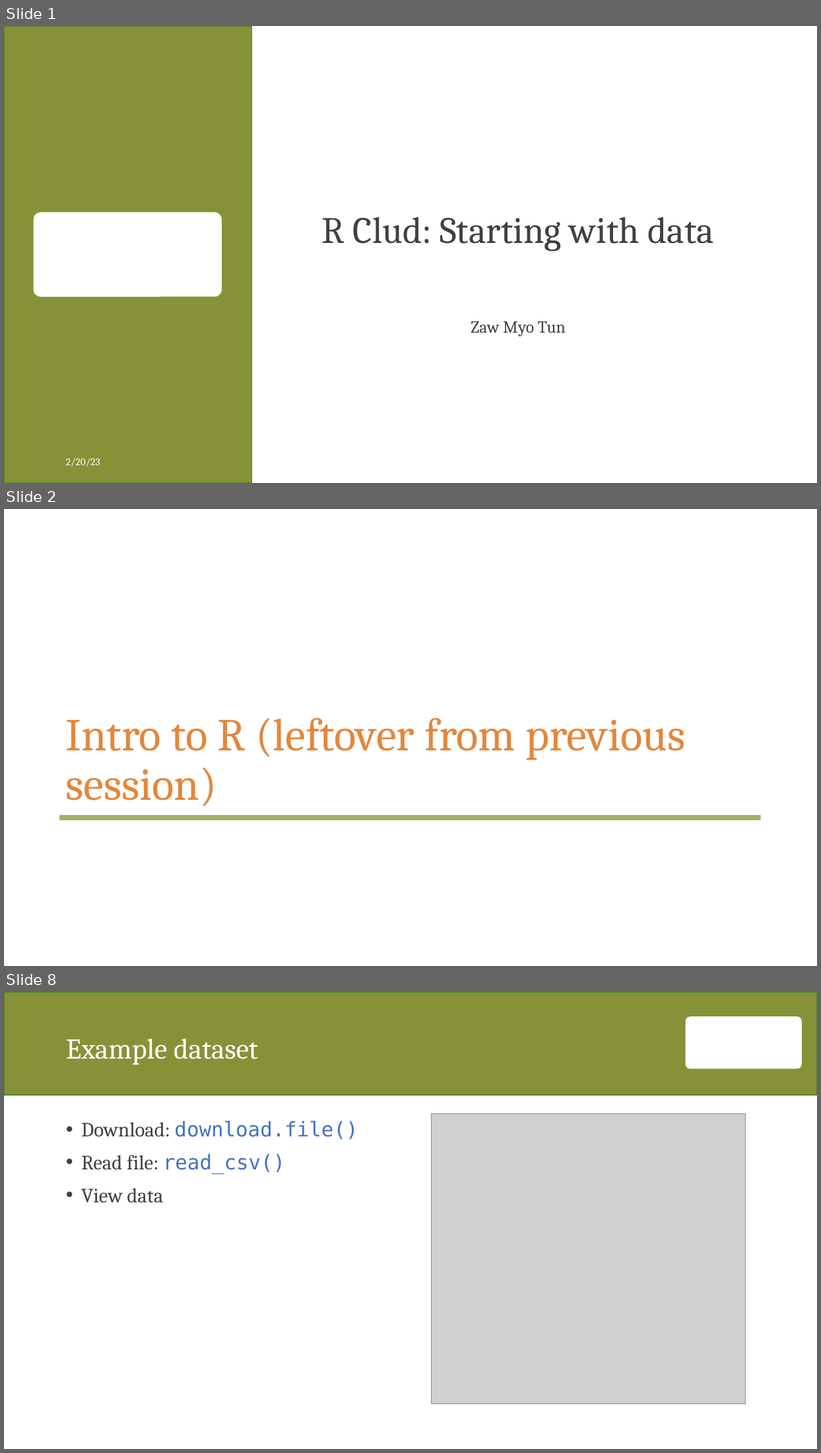
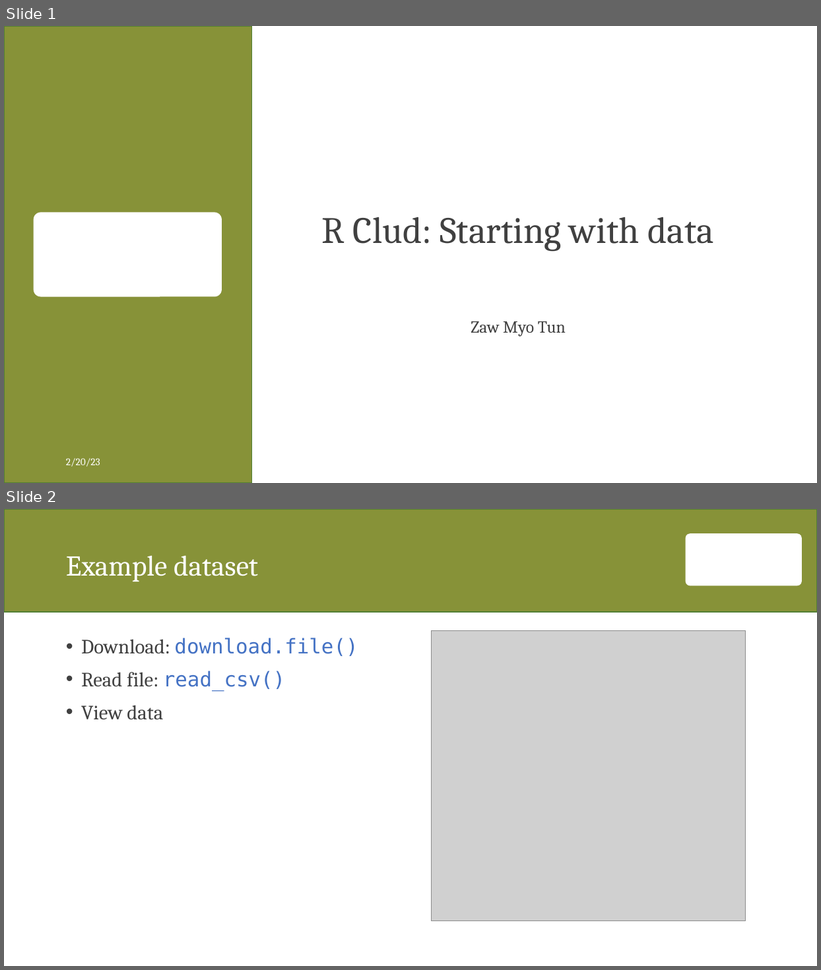
Before and after one commit to zawmtun/r_club, a slide deck: ex/02_starting_with_data.pptx. Shown one above the other, each under a label of ours: slides 1, 2 and 8 before the commit, slides 1 and 2 after it; the slides between them are not shown. The pictures are 821x1453 and 821x970 pixels, drawn with LibreOffice and Linux fonts; fonts in the diff are those of the drawing; grey boxes stand for pictures; background and template pictures are left out. Boxes give left, top, right and bottom in pixels: in the first picture for what was removed or moved away, otherwise in the second. Text is boxed around its words. In the diff, an @@ line names an element or a change of style, - is before the commit and + after.

```diff
--- a/ex/02_starting_with_data.pptx
+++ b/ex/02_starting_with_data.pptx
@@ slide 2 removed at bbox=[4, 509, 817, 966], background #FFFFFF @@
@@ title removed at bbox=[65, 718, 685, 807] @@
-Intro to R (leftover from previous session)
@@ line removed from (59, 818) to (761, 818) @@
@@ what was slide 8 is now slide 2 @@
```
Also in this commit, not shown: 1 slide changed, 6 other slides removed, 2 other files.
